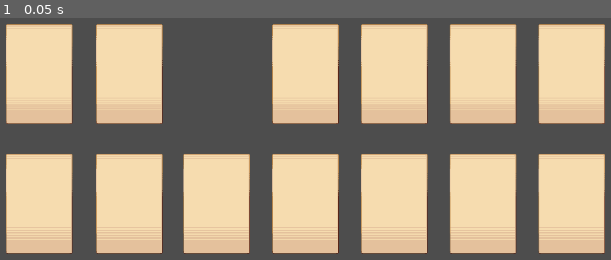
Above: before the commit, frame 1.
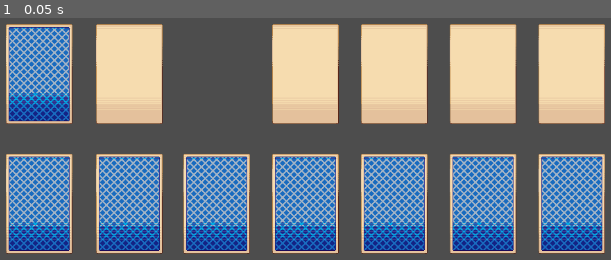
Above: after the commit, the same moment.

Repository: leandrohorizon/paciencia_godot
Game: Godot game, scene res://main.tscn
Same seed, same stepped clock (60 frames per second), same inputs: the game is played once before the commit and once after it.
Inputs:
- Up to frame 1 (0.05 s): no input

The runs differ from the first frame. In frame 1, 32% of the frame differs, in the area x 1-99%, y 3-97%.

Commit message:
Implementa a lógica de criação e entrega de cartas no jogo. Adiciona funções para criar um baralho, distribuir cartas entre os tableau e o deck. A estrutura do código foi organizada para facilitar a manipulação das cartas durante o jogo.

Diff:
--- a/main.gd
+++ b/main.gd
@@ -1,9 +1,43 @@
 extends Node2D
+
+var deck = []
 
 # Called when the node enters the scene tree for the first time.
 func _ready() -> void:
-	pass # Replace with function body.
+	create_deck()
+	deliver_cards()
 
+func create_deck() -> void:
+	var suits = ["hearts", "diamonds", "clubs", "spades"]
+	var values = range(1, 14) # 1 a 13 (Ás a Rei)
+
+	for suit in suits:
+		for value in values:
+			var card = preload("res://card.tscn").instantiate()
+			card.setup(value, suit)
+			deck.append(card)
+
+func deliver_cards() -> void:
+	deliver_in_tableaus();
+	deliver_in_deck();
+
+func deliver_in_tableaus() -> void:
+	var tableaus = [
+		$tableau1, $tableau2, $tableau3,
+		$tableau4, $tableau5, $tableau6,
+		$tableau7
+	]
+
+	var quantity = 1
+
+	for tableau in tableaus:
+		for index in range(0, quantity):
+			tableau.add_child(deck.pop_back())
+		quantity = quantity + 1
+
+func deliver_in_deck() -> void:
+	for card in deck:
+		$deck.add_child(card)
 
 # Called every frame. 'delta' is the elapsed time since the previous frame.
 func _process(delta: float) -> void:
